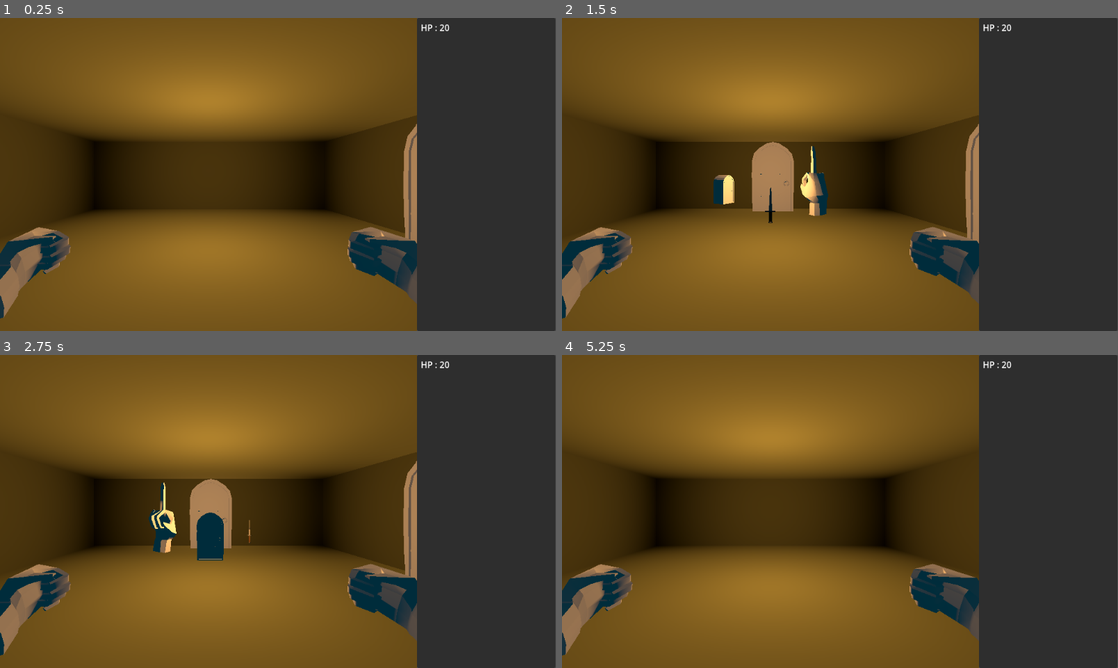
Above: before the commit, frames 1-4 (two rows, left to right).
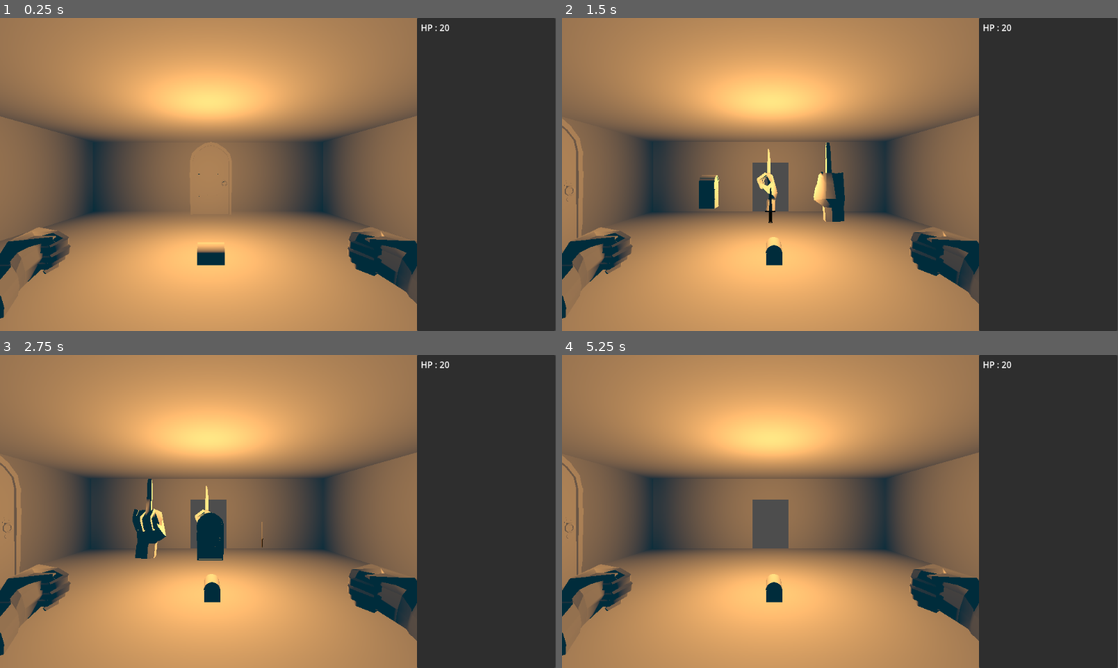
Above: after the commit, the same moments.

Repository: KoolDouds/GGJ-2025
Game: Godot game, scene res://game.tscn
Same seed, same stepped clock (60 frames per second), same inputs: the game is played once before the commit and once after it.
Inputs:
- Up to frame 1 (0.25 s): no input
- Up to frame 2 (1.5 s): tap Enter at 0.5 s; hold Keypad 9 (rotate_right) 0.53-1.28 s; tap Keypad 5 (center) at 0.6, 1.35 s; tap Space at 1.25 s; hold Down (back) from 1.28 s (still down)
- Up to frame 3 (2.75 s): tap Enter at 2 s; release Down (back) at 2.03 s; hold Keypad 9 (rotate_right) from 2.03 s (still down); tap Keypad 5 (center) at 2.1 s
- Up to frame 4 (5.25 s): tap Space at 2.75, 4.25 s; release Keypad 9 (rotate_right) at 2.78 s; hold Up (forward) 2.78-3.53 s; tap Keypad 5 (center) every 0.75 s from 2.85 to 5.1 s; tap Enter at 3.5 s; hold Keypad 7 (rotate_left) 3.53-5.03 s; hold Down (back) from 5.03 s (still down)

The runs differ from the first frame. In frame 1, 71% of the frame differs, in the area x 0-75%, y 0-100%; in frame 2, 70%; in frame 3, 70%; in frame 4, 71%.

Commit message:
sale troue

Diff:
--- a/DungeonCrawling/crawling.gd
+++ b/DungeonCrawling/crawling.gd
@@ -12,8 +12,10 @@
 
 var checking_inventory := false
 var inventory : Inventory
+var hands : Hands
 
 func _ready():
+	hands = get_tree().get_first_node_in_group("hands")
 	inventory = get_tree().get_first_node_in_group("inventory")
 	var room_list = $Center.get_children()
 	rooms = {}
@@ -24,9 +26,11 @@
 			var coord = pos_to_coord(i.position, true)
 			doors[coord] = i
 			print(coord)
-		if (i is Loot):
-			var coord = pos_to_coord(i.position)
-			loots[coord] = i
+		elif i is Room:
+			for j in i.get_children():
+				if (j is Loot):
+					var coord = pos_to_coord(j.position)
+					loots[coord] = j
 
 
 	for i in room_list:
@@ -49,6 +53,9 @@
 					print(door_coord)
 			vec = rotate_vector_90d(vec)
 
+func is_crawling():
+	return hands.manager == null
+
 func pos_to_coord(pos:Vector3, half_rounded := false) -> Vector2:
 	if (!half_rounded):
 		return -Vector2(round(pos.z/room_length),round(pos.x/room_length))
@@ -63,19 +70,21 @@
 	if (Input.is_action_just_pressed("rotate_left")):
 		if (inventory.opened):
 			inventory.scroll_left()
-		else:
+		elif (is_crawling()):
 			rotate_view(true)
 	if (Input.is_action_just_pressed("rotate_right")):
 		if (inventory.opened):
 			inventory.scroll_right()
-		else:
+		elif (is_crawling()):
 			rotate_view(false)
 	if (Input.is_action_just_pressed("forward")):
-		forward()
+		if (is_crawling()):
+			forward()
 	if (Input.is_action_just_pressed("back")):
 		inventory.open()
 	if (Input.is_action_just_pressed("center")):
-		interact()
+		if (is_crawling()):
+			interact()
 
 	rotation = -Vector3(0,player_ori.angle(),0)
 	center.position = Vector3(player_coord.y,0,player_coord.x)*room_length
--- a/DungeonCrawling/crawling.tscn
+++ b/DungeonCrawling/crawling.tscn
@@ -2,8 +2,8 @@
 
 [ext_resource type="Script" path="res://DungeonCrawling/crawling.gd" id="1_6fc3b"]
 [ext_resource type="PackedScene" uid="uid://q7hux1610c2m" path="res://DungeonCrawling/room.tscn" id="2_buovi"]
-[ext_resource type="PackedScene" uid="uid://be1n6ygjp5xre" path="res://battle.tscn" id="3_awjv0"]
-[ext_resource type="PackedScene" uid="uid://bgegxif48dnon" path="res://enemy_proto.tscn" id="4_fdluv"]
+[ext_resource type="PackedScene" uid="uid://eshuj7vsra4m" path="res://loot.tscn" id="3_xin1e"]
+[ext_resource type="Resource" uid="uid://cmrud1nbg70jf" path="res://default3.tres" id="4_qh8di"]
 
 [sub_resource type="Environment" id="Environment_ga3hs"]
 ambient_light_source = 2
@@ -17,18 +17,56 @@
 
 [node name="Room" parent="Center" instance=ExtResource("2_buovi")]
 
+[node name="Loot" parent="Center/Room" instance=ExtResource("3_xin1e")]
+weapon = ExtResource("4_qh8di")
+
 [node name="Room2" parent="Center" instance=ExtResource("2_buovi")]
-transform = Transform3D(1, 0, 0, 0, 1, 0, 0, 0, 1, 0, 0, -10)
+transform = Transform3D(1, 0, 0, 0, 1, 0, 0, 0, 1, -10, 0, 4.37114e-07)
+
+[node name="Loot" parent="Center/Room2" instance=ExtResource("3_xin1e")]
+weapon = ExtResource("4_qh8di")
+
+[node name="Room3" parent="Center" instance=ExtResource("2_buovi")]
+transform = Transform3D(1, 0, 0, 0, 1, 0, 0, 0, 1, -20, 0, 8.74228e-07)
+
+[node name="Loot" parent="Center/Room3" instance=ExtResource("3_xin1e")]
+weapon = ExtResource("4_qh8di")
 
 [node name="Room4" parent="Center" instance=ExtResource("2_buovi")]
-transform = Transform3D(1, 0, 0, 0, 1, 0, 0, 0, 1, 10, 0, 0)
+transform = Transform3D(1, 0, 0, 0, 1, 0, 0, 0, 1, -30, 0, 1.31134e-06)
+
+[node name="Loot" parent="Center/Room4" instance=ExtResource("3_xin1e")]
+weapon = ExtResource("4_qh8di")
+
+[node name="Room8" parent="Center" instance=ExtResource("2_buovi")]
+transform = Transform3D(1, 0, 0, 0, 1, 0, 0, 0, 1, -20, 0, -10)
+
+[node name="Loot" parent="Center/Room8" instance=ExtResource("3_xin1e")]
+weapon = ExtResource("4_qh8di")
+
+[node name="Room9" parent="Center" instance=ExtResource("2_buovi")]
+transform = Transform3D(1, 0, 0, 0, 1, 0, 0, 0, 1, -30, 0, -10)
+
+[node name="Loot" parent="Center/Room9" instance=ExtResource("3_xin1e")]
+weapon = ExtResource("4_qh8di")
 
 [node name="Room5" parent="Center" instance=ExtResource("2_buovi")]
-transform = Transform3D(1, 0, 0, 0, 1, 0, 0, 0, 1, 20, 0, 0)
+transform = Transform3D(1, 0, 0, 0, 1, 0, 0, 0, 1, -10, 0, 10)
 
-[node name="battle" parent="Center/Room5" instance=ExtResource("3_awjv0")]
-transform = Transform3D(1, 0, 0, 0, 1, 0, 0, 0, 1, 0, 1.5, 0)
-enemy_res = ExtResource("4_fdluv")
+[node name="Loot" parent="Center/Room5" instance=ExtResource("3_xin1e")]
+weapon = ExtResource("4_qh8di")
+
+[node name="Room6" parent="Center" instance=ExtResource("2_buovi")]
+transform = Transform3D(1, 0, 0, 0, 1, 0, 0, 0, 1, -20, 0, 10)
+
+[node name="Loot" parent="Center/Room6" instance=ExtResource("3_xin1e")]
+weapon = ExtResource("4_qh8di")
+
+[node name="Room7" parent="Center" instance=ExtResource("2_buovi")]
+transform = Transform3D(1, 0, 0, 0, 1, 0, 0, 0, 1, -30, 0, 10)
+
+[node name="Loot" parent="Center/Room7" instance=ExtResource("3_xin1e")]
+weapon = ExtResource("4_qh8di")
 
 [node name="WorldEnvironment" type="WorldEnvironment" parent="."]
 environment = SubResource("Environment_ga3hs")
--- a/DungeonCrawling/room.tscn
+++ b/DungeonCrawling/room.tscn
@@ -1,13 +1,13 @@
 [gd_scene load_steps=4 format=3 uid="uid://q7hux1610c2m"]
 
-[ext_resource type="PackedScene" uid="uid://cnb24jp2fklhq" path="res://Art/salle_test.glb" id="1_8xvkt"]
 [ext_resource type="Script" path="res://DungeonCrawling/room.gd" id="1_msas5"]
+[ext_resource type="PackedScene" uid="uid://v1uku4owcmfh" path="res://sale troue.fbx" id="3_dl610"]
 [ext_resource type="PackedScene" uid="uid://bkgmohxcxa0q8" path="res://Art/Dague.fbx" id="3_jhtbk"]
 
 [node name="Room" type="Node3D"]
 script = ExtResource("1_msas5")
 
-[node name="salle_test" parent="." instance=ExtResource("1_8xvkt")]
+[node name="sale troue" parent="." instance=ExtResource("3_dl610")]
 
 [node name="OmniLight3D" type="OmniLight3D" parent="."]
 transform = Transform3D(1, 0, 0, 0, 1, 0, 0, 0, 1, 0, 1.74536, 0)
--- a/Hands/hands.tscn
+++ b/Hands/hands.tscn
@@ -3,7 +3,7 @@
 [ext_resource type="Script" path="res://Script/hands.gd" id="1_8hov6"]
 [ext_resource type="PackedScene" uid="uid://787px8h52pbi" path="res://Hands/hand.tscn" id="2_gopoe"]
 
-[node name="Hands" type="Node3D" node_paths=PackedStringArray("left_hand", "right_hand")]
+[node name="Hands" type="Node3D" node_paths=PackedStringArray("left_hand", "right_hand") groups=["hands"]]
 script = ExtResource("1_8hov6")
 left_hand = NodePath("LeftHand")
 right_hand = NodePath("RightHand")
--- a/Script/hands.gd
+++ b/Script/hands.gd
@@ -1,4 +1,4 @@
-extends Node3D
+class_name Hands extends Node3D
 
 @export var left_hand : Hand
 @export var right_hand : Hand
--- a/inventaire.gd
+++ b/inventaire.gd
@@ -69,7 +69,6 @@
 		selected_idx = 0
 		return
 	selected_idx = ((selected_idx + item_list.size()))% item_list.size()
-	print(selected_idx)
 
 
 func scroll_left():
--- a/loot.gd
+++ b/loot.gd
@@ -1,11 +1,11 @@
 class_name Loot extends Node3D
 
+@export var weapon : Weapon
+var looted := false
 
-# Called when the node enters the scene tree for the first time.
-func _ready():
-	pass # Replace with function body.
-
-
-# Called every frame. 'delta' is the elapsed time since the previous frame.
-func _process(delta):
-	pass
+func interact():
+	if (looted):
+		return
+	var inv : Inventory = get_tree().get_first_node_in_group("inventory")
+	inv.add_item(weapon)
+	looted = true
--- a/loot.tscn
+++ b/loot.tscn
@@ -1,6 +1,9 @@
-[gd_scene load_steps=2 format=3 uid="uid://eshuj7vsra4m"]
+[gd_scene load_steps=3 format=3 uid="uid://eshuj7vsra4m"]
 
 [ext_resource type="Script" path="res://loot.gd" id="1_8uivh"]
+[ext_resource type="PackedScene" uid="uid://daf002jgwqoim" path="res://Art/coffre.fbx" id="2_m34in"]
 
 [node name="Loot" type="Node3D"]
 script = ExtResource("1_8uivh")
+
+[node name="coffre" parent="." instance=ExtResource("2_m34in")]
--- a/project.godot
+++ b/project.godot
@@ -26,6 +26,7 @@
 hand=""
 game=""
 inventory=""
+hands=""
 
 [input]
 
Binary file added: Art/coffre.fbx
Not shown, changed: Art/coffre.fbx.import
Binary file added: potion_test_1.fbx
Not shown, added: potion_test_1.fbx.import
Renamed: Script/sale troue.fbx -> sale troue.fbx
Not shown, added: sale troue.fbx.import
